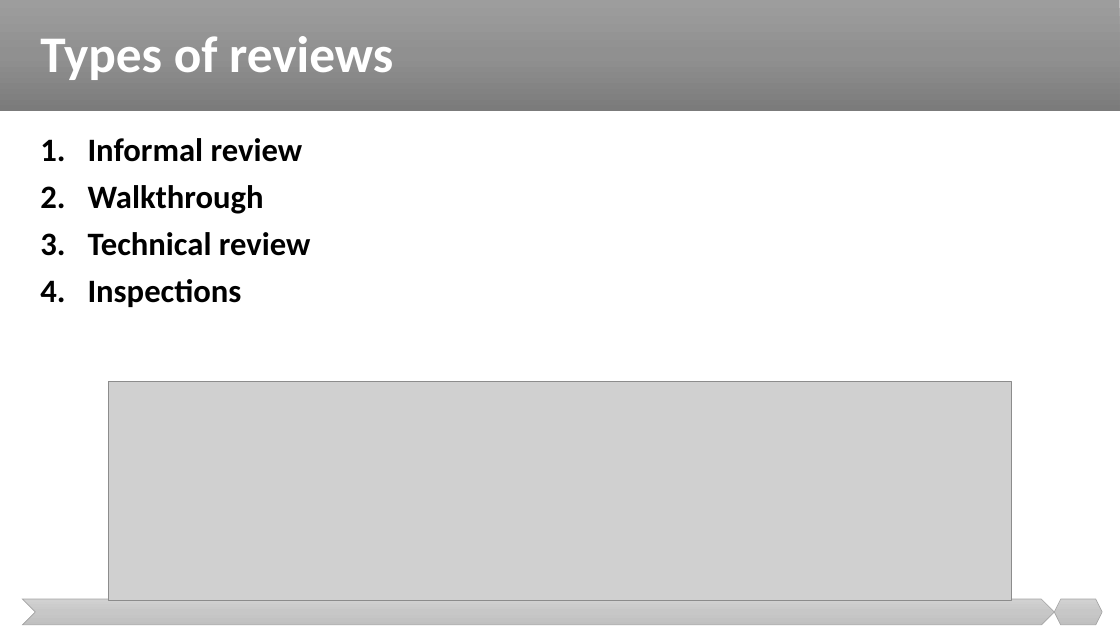
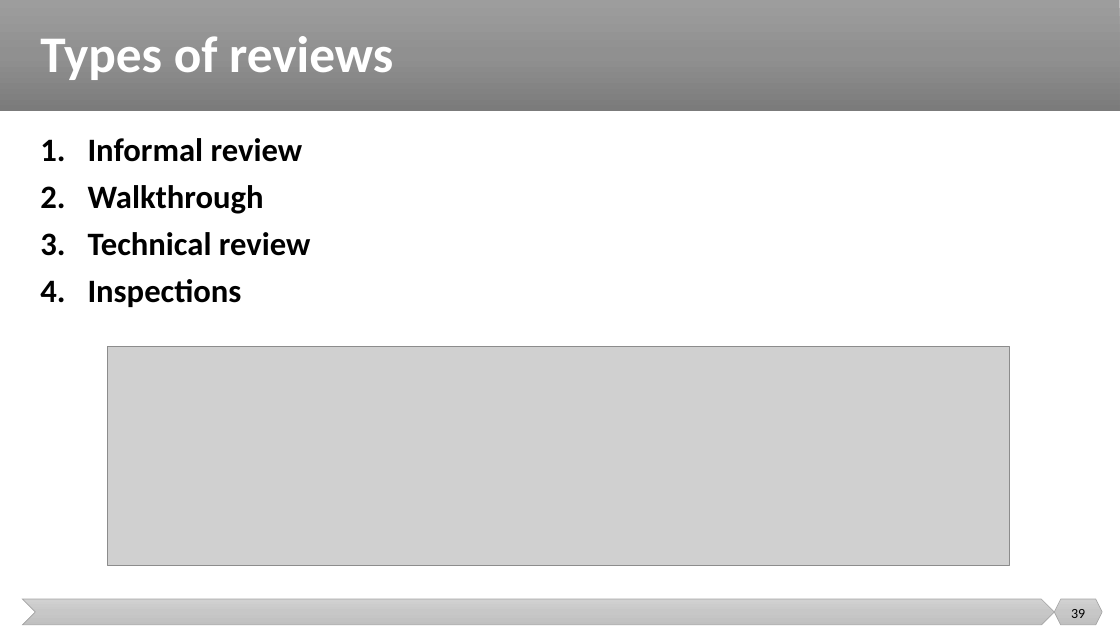
Before and after one commit to malenezi/malenezi, a slide deck: slide 39 of SE401/Lectures/4-Static Testing/Static Testing.pptx. Drawn at 1120x630 pixels with LibreOffice and Linux fonts; fonts in the diff are those of the drawing; grey boxes stand for pictures. Boxes give left, top, right and bottom in pixels: in the first picture for what was removed or moved away, otherwise in the second. Text is boxed around its words. In the diff, an @@ line names an element or a change of style, - is before the commit and + after.

```diff
--- a/SE401/Lectures/4-Static Testing/Static Testing.pptx
+++ b/SE401/Lectures/4-Static Testing/Static Testing.pptx
@@ picture: place and size @@
-picture at [109,381,1012,600]
+picture at [108,346,1010,565]
@@ page number added at [1071,609,1085,618], 12 pt, text #000000 @@
+39
```
Also in this commit, not shown: 49 other slides changed, 1 other file.
